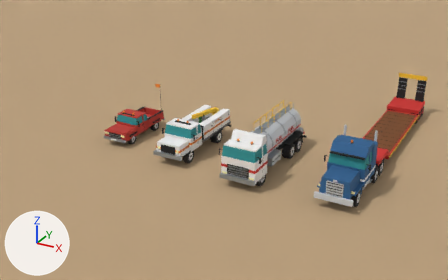
Before and after pictures for a commit that changed the Blender file Vehicles/vehicles.blend.
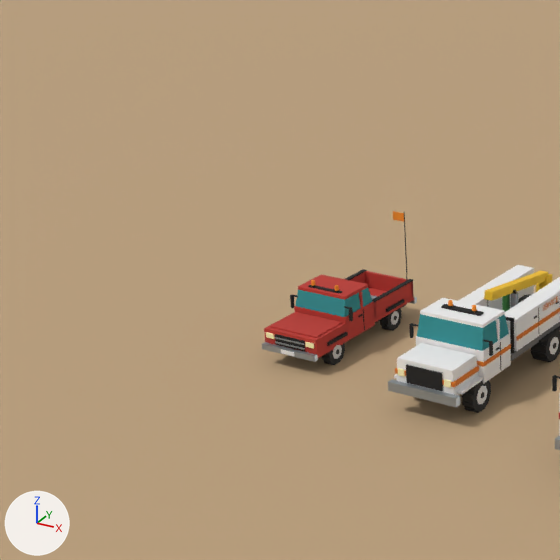
Each version is shown whole from a 50 mm camera at (15.37, -36.88, 19.66) aimed at (-7.58, 4.85, -1.21), then close up on the part from 0% to 49% of the width and 0% to 79% of the height. The axes (+X, +Y, +Z) are drawn at lower left. The lights are the same throughout. The first two pictures are the older version.

Names of what the first close-up shows: 'Ground', 'Vehicle_Pickup', 'Vehicle_ServiceTruck' and 5 more.
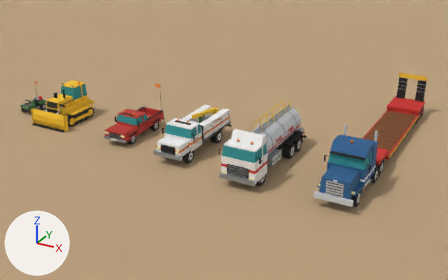
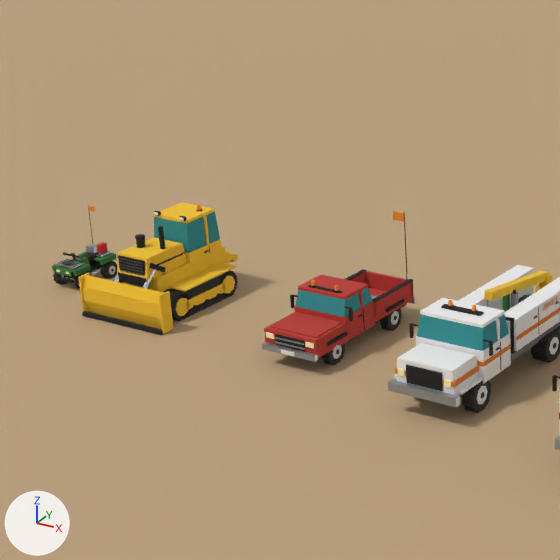
What differs and where, as boxes [x1, y1, x2, y2] in the close-ups (560 x 560 px):
'Vehicle_Bulldozer', added
    after: [78, 202, 238, 335]
    faces in mat_bld_f2c12e (yellow #f2c22a): [78, 202, 238, 333]
    faces in mat_bld_1e1e1e (black #181818): [82, 209, 238, 335]
    faces in mat_bld_2e8a8f (cyan #2a8b90): [154, 212, 220, 253]
    faces in mat_bld_2a2a2a (black #252525): [170, 272, 237, 320]
    faces in mat_bld_4a4a4a (dark grey #494949): [119, 258, 144, 276]
'Vehicle_Quad', added
    after: [52, 206, 116, 283]
    faces in mat_bld_3c7a3e (dark green #397b3c): [52, 252, 116, 277]
    faces in mat_bld_1e1e1e (black #181818): [55, 208, 101, 283]
    faces in mat_bld_9aa2a8 (grey #9ba4a9): [55, 244, 112, 274]
'Vehicle_Quad_Wheel_RL', added
    after: [100, 261, 117, 278]
    faces in mat_bld_2a2a2a (black #252525): [100, 261, 117, 278]
'Vehicle_Quad_Wheel_FR', added
    after: [53, 271, 70, 284]
'Vehicle_Quad_Wheel_FL', added
    after: [74, 272, 92, 289]

Edits to the bpy script that builds the scene:
```text
Add ob_vehicle_quad_wheel_rl:
    ob_vehicle_quad_wheel_rl = bpy.data.objects.new('Vehicle_Quad_Wheel_RL', me_vehicle_quad_wheel_rl)  # 148 vertices, 104 faces; spans x -0.16..0.16, y -0.307..0.307, z -0.307..0.307; in mat_bld_2a2a2a (black #252525), mat_bld_c8c8c8 (light grey #c9c9c9), mat_bld_3a3a3a (dark grey #373737)
    ob_vehicle_quad_wheel_rl.parent = ob_vehicle_quad
    ob_vehicle_quad_wheel_rl.location = (0.5, 0.62, 0.28)
Add ob_vehicle_quad:
    ob_vehicle_quad = bpy.data.objects.new('Vehicle_Quad', me_vehicle_quad)  # 328 vertices, 242 faces; spans x -0.55..0.55, y -1.04..1.01, z 0.31..2.4; in mat_bld_1e1e1e (black #181818), mat_bld_3c7a3e (dark green #397b3c), mat_bld_9aa2a8 (grey #9ba4a9), mat_bld_3a3a3a (dark grey #373737), mat_bld_fff6c0 (beige #fff6c1), mat_bld_c8302c (red #c92c28), mat_bld_f28c28 (orange #f28d23), mat_bld_4a4a4a (dark grey #494949)
    ob_vehicle_quad.location = (-24.0, 0.0, 0.0)
Add ob_vehicle_quad_wheel_fr:
    ob_vehicle_quad_wheel_fr = bpy.data.objects.new('Vehicle_Quad_Wheel_FR', me_vehicle_quad_wheel_fr)  # 148 vertices, 104 faces; spans x -0.15..0.15, y -0.307..0.307, z -0.307..0.307; in mat_bld_2a2a2a (black #252525), mat_bld_c8c8c8 (light grey #c9c9c9), mat_bld_3a3a3a (dark grey #373737)
    ob_vehicle_quad_wheel_fr.parent = ob_vehicle_quad
    ob_vehicle_quad_wheel_fr.location = (-0.5, -0.62, 0.28)
Add ob_vehicle_quad_wheel_fl:
    ob_vehicle_quad_wheel_fl = bpy.data.objects.new('Vehicle_Quad_Wheel_FL', me_vehicle_quad_wheel_fr.copy())
    ob_vehicle_quad_wheel_fl.parent = ob_vehicle_quad
    ob_vehicle_quad_wheel_fl.location = (0.5, -0.62, 0.28)
Add ob_vehicle_bulldozer:
    ob_vehicle_bulldozer = bpy.data.objects.new('Vehicle_Bulldozer', me_vehicle_bulldozer)  # 1368 vertices, 986 faces; spans x -1.75..1.75, y -2.55..2.72, z -0.03..3.08; in mat_bld_2a2a2a (black #252525), mat_bld_f2c12e (yellow #f2c22a), mat_bld_1e1e1e (black #181818), mat_bld_4a4a4a (dark grey #494949), mat_bld_2e8a8f (cyan #2a8b90), mat_bld_fff6c0 (beige #fff6c1), mat_bld_f28c28 (orange #f28d23), mat_bld_9aa2a8 (grey #9ba4a9), mat_bld_c8302c (red #c92c28)
    ob_vehicle_bulldozer.location = (-20.0, 0.0, 0.0)
```
